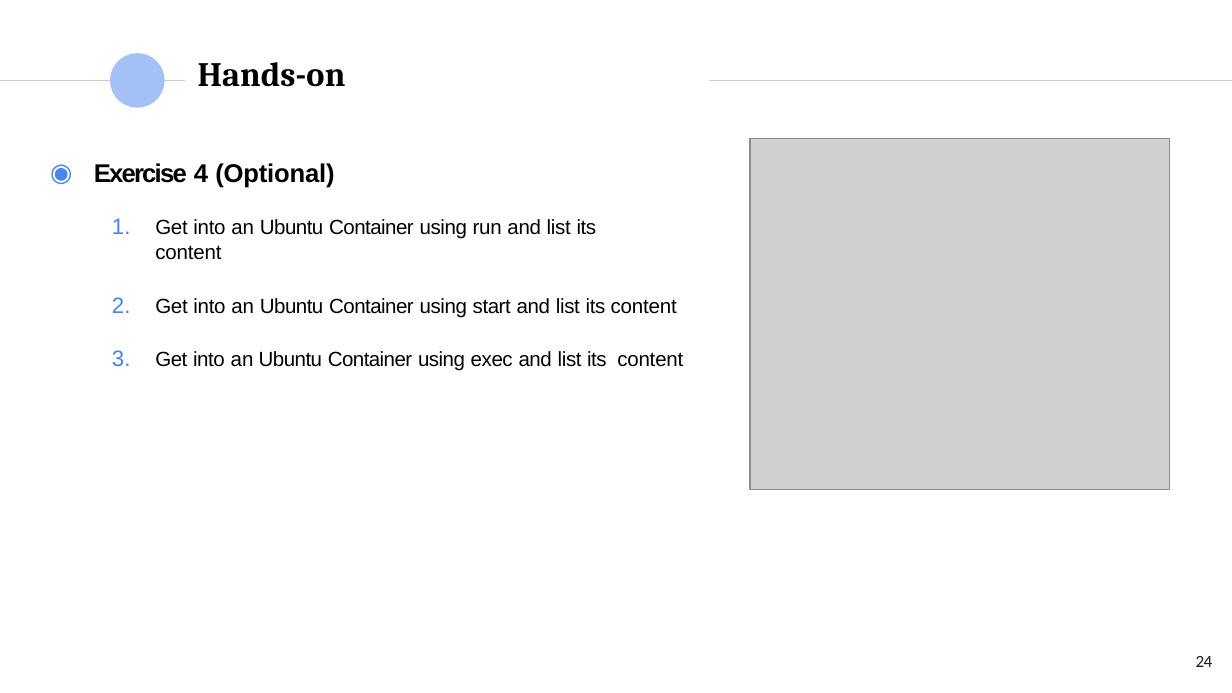
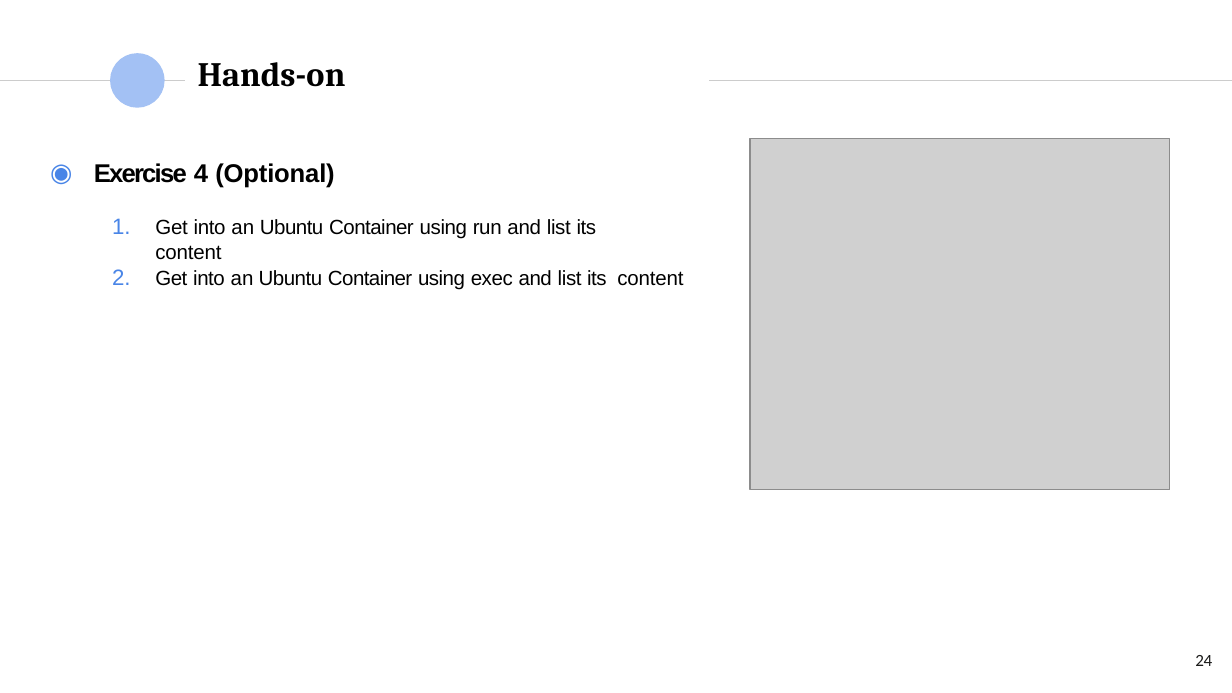
Before and after one commit to MA-Barracas/MA-Barracas.github.io, a slide deck: slide 24 of 2 - Containers.pptx. Drawn at 1232x693 pixels with LibreOffice and Linux fonts; fonts in the diff are those of the drawing; grey boxes stand for pictures; background and template pictures are left out. Boxes give left, top, right and bottom in pixels: in the first picture for what was removed or moved away, otherwise in the second. Text is boxed around its words. In the diff, an @@ line names an element or a change of style, - is before the commit and + after.

```diff
--- a/2 - Containers.pptx
+++ b/2 - Containers.pptx
@@ text at [155,298,677,318]: paragraph removed @@
-  2. Get into an Ubuntu Container using start and list its content
```
Also in this commit, not shown: 25 other slides changed, 5 other files.
